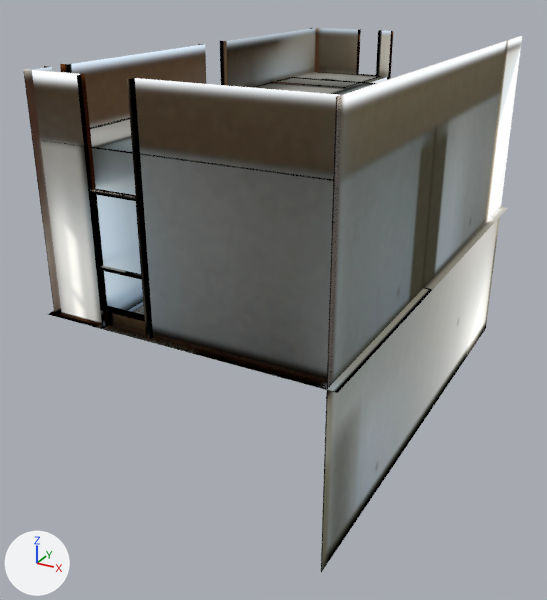
A saved change to the glTF model assets/casa-oreja/interior_pa.glb.
Before and after are seen from a 50 mm lens placed at (11.01, -3.48, 7.75), pointed at (4.89, 7.65, 2.18). Lighting does not change. The marker at lower left points along +X, +Y and +Z. The older version comes first. Where no turn or scale is listed for an object, it has been applied to the vertices. Vertices at exactly the same position are counted once.

The first picture shows 'B_Interior_PA'.
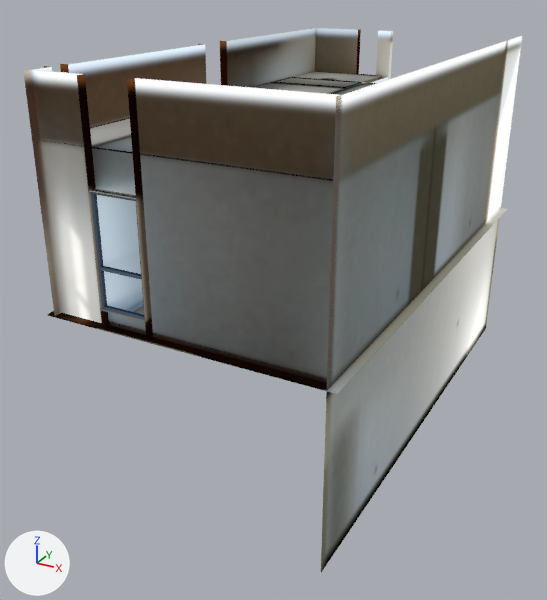
Patch to the scene script:
```diff
--- a/assets/casa-oreja/interior_pa.glb.py
+++ b/assets/casa-oreja/interior_pa.glb.py
@@ me_b_interior_pa_006 @@
 # used by ob_b_interior_pa; location = (5.4, 8.47, 3.25)
-me_b_interior_pa_006.from_pydata(...)  # 1508 vertices, 2160 faces; spans x -2.4..2.4, y -4.47..4.47, z -3.25..3.25
+me_b_interior_pa_006.from_pydata(...)  # 1513 vertices, 2160 faces; spans x -2.4..2.4, y -4.47..4.47, z -3.25..3.25
+# me_b_interior_pa_006 part 1
+# 6 vertices are removed from x -2.4..2.4, y -4.47..4.47, z -0.3
+# 8 faces are deleted
+# 11 vertices are added at x -2.4..2.4, y -4.47..4.47, z -0.32
+# 4 new faces join them, mat_revestimiento_wpc_madera
+# 4 new faces join them, mat_pintura_blanca
+# me_b_interior_pa_006 part 2: 1412 kept faces spanning x -2.4..2.25, y -4.47..4.47, z -0.35..3.25 get new texture (UV) coordinates
 me_b_interior_pa_006.materials.append(mat_revestimiento_wpc_madera)
```

Where the change shows, as pixel boxes (x1, y1, x2, y2) in the pictures (547 x 600 px; the box of a moved part takes in the faces that stretch with it):
part 1 of me_b_interior_pa_006, moved or reshaped
    before: (49, 207, 507, 393)
    after: (48, 208, 507, 394)
part 2 of me_b_interior_pa_006, surface changed
    both: (44, 41, 386, 389)
